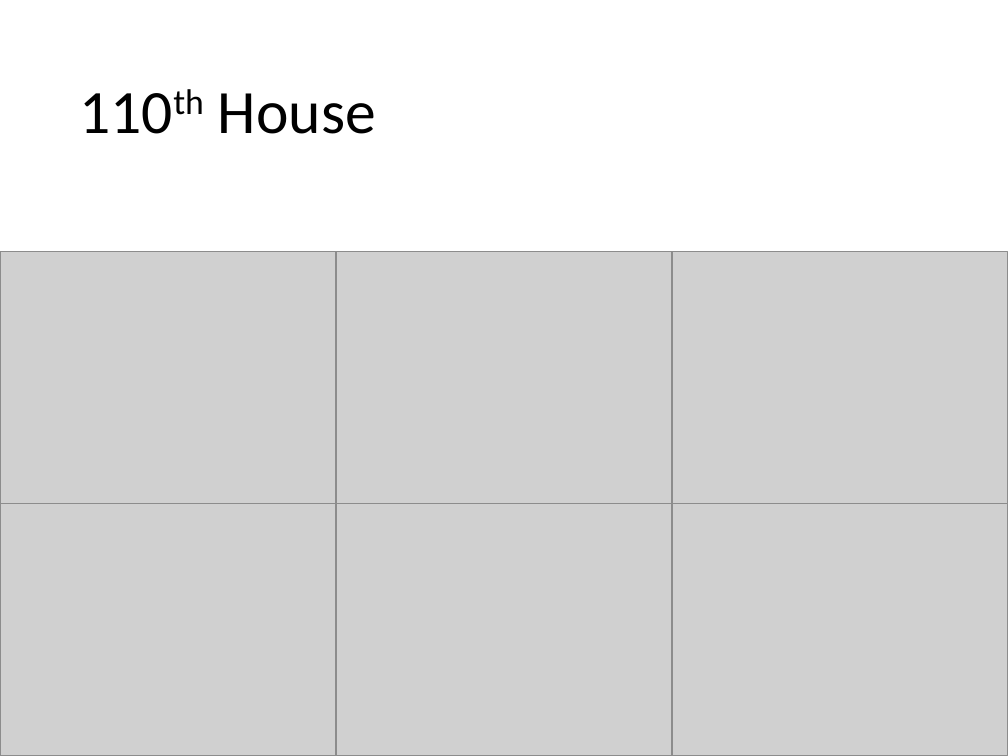
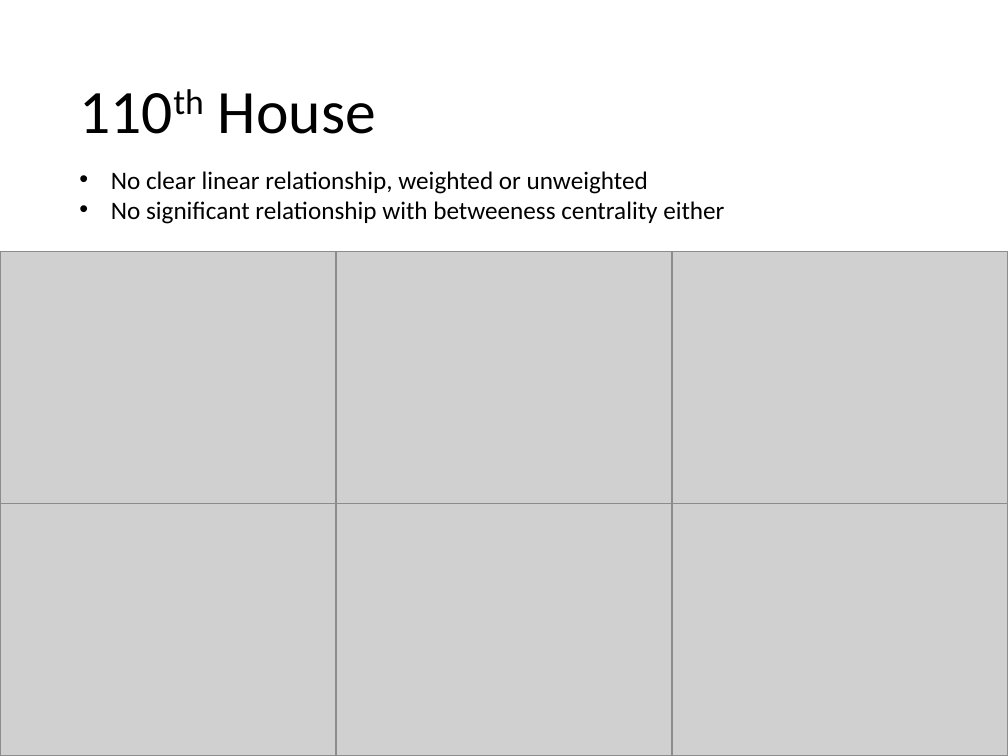
Before and after one commit to TomWerner/congress_cosponsorship, a slide deck: slide 6 of presentation/Final Presentation.pptx (slide 5 before the commit). Drawn at 1008x756 pixels with LibreOffice and Linux fonts; fonts in the diff are those of the drawing; grey boxes stand for pictures. Boxes give left, top, right and bottom in pixels: in the first picture for what was removed or moved away, otherwise in the second. Text is boxed around its words. In the diff, an @@ line names an element or a change of style, - is before the commit and + after.

```diff
--- a/presentation/Final Presentation.pptx
+++ b/presentation/Final Presentation.pptx
@@ text added at <box>111,171,724,224</box>, 18 pt, text #000000 @@
+• No clear linear relationship, weighted or unweighted
+• No significant relationship with betweeness centrality either
```
Also in this commit, not shown: 1 other slide changed, 5 slides added, 1 slide removed, 44 other files.
